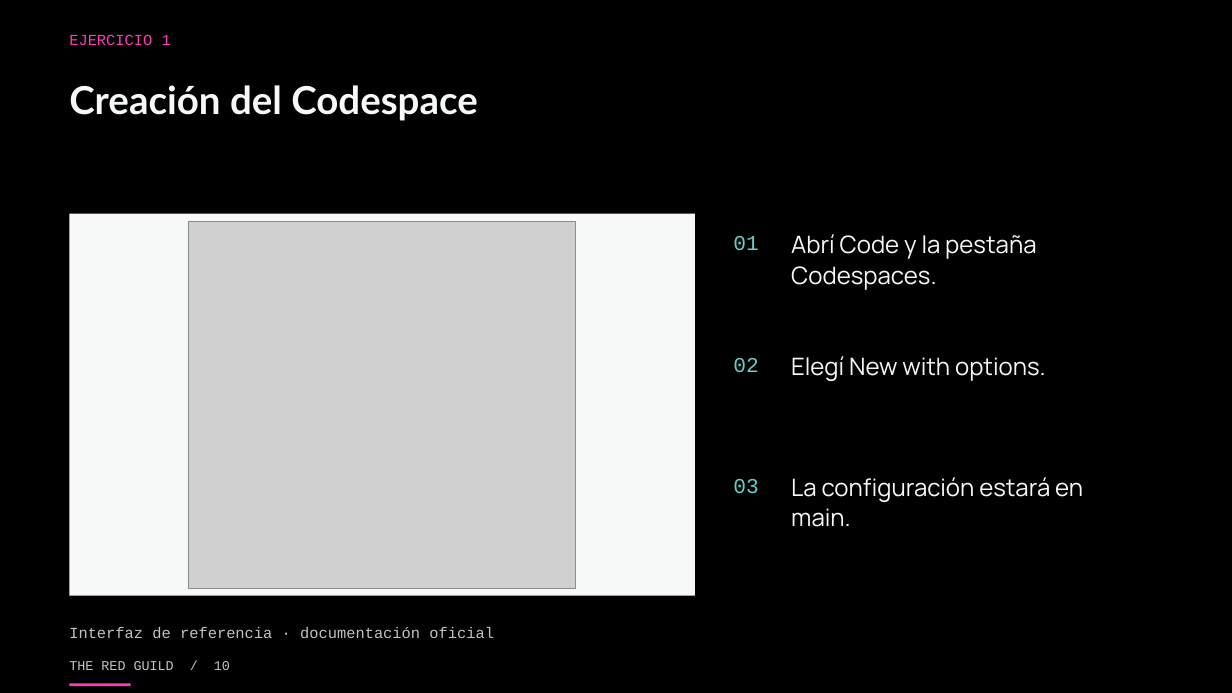
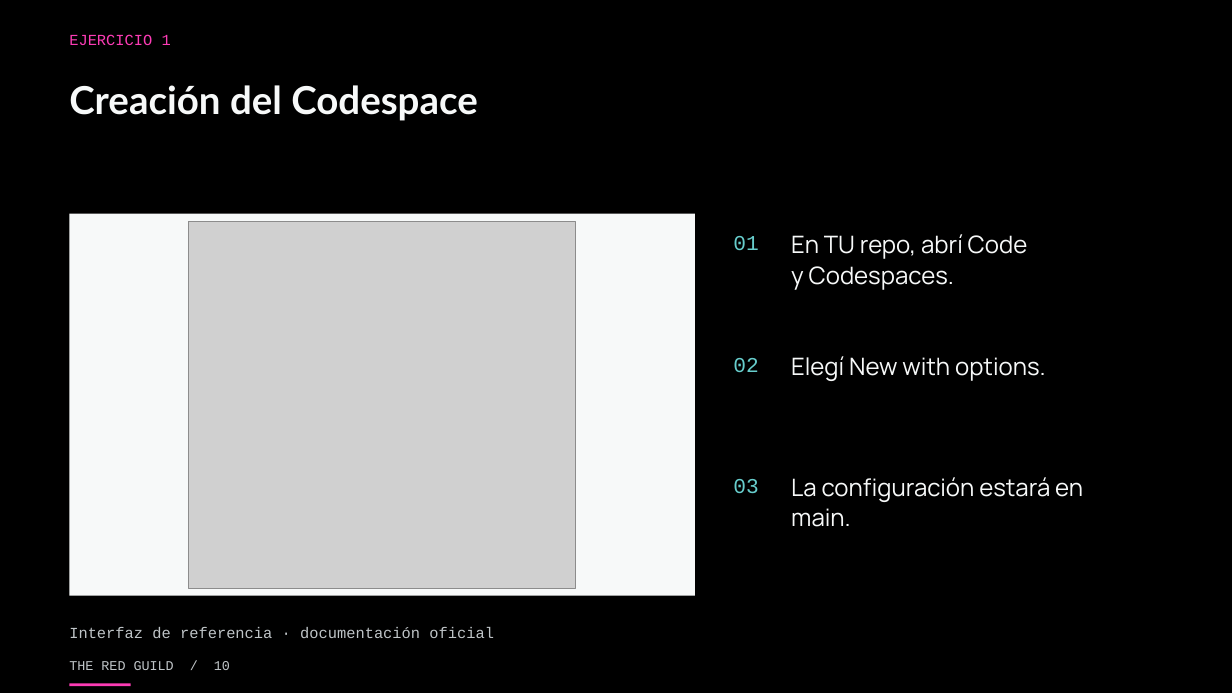
Before and after one commit to theredguild/github-ai-automation-lab, a slide deck: slide 10 of slides/workshop.pptx. Drawn at 1232x693 pixels with LibreOffice and Linux fonts; fonts in the diff are those of the drawing; grey boxes stand for pictures. Boxes give left, top, right and bottom in pixels: in the first picture for what was removed or moved away, otherwise in the second. Text is boxed around its words. In the diff, an @@ line names an element or a change of style, - is before the commit and + after.

```diff
--- a/slides/workshop.pptx
+++ b/slides/workshop.pptx
@@ text at (791,234,1028,290): text changed @@
-Abrí Code y la pestaña
-Codespaces.
+En TU repo, abrí Code
+y Codespaces.
```
Also in this commit, not shown: 8 other slides changed, 27 other files.
